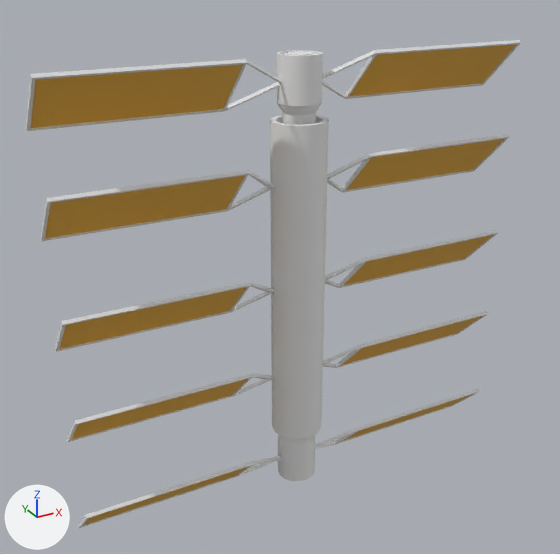
Before and after pictures for a commit that changed the Blender file src/assets/satellite/Satellite.blend.
Camera for both pictures: a 50 mm camera at (-17.3, -29.6, 15.4) aimed at (-0.7, 0.6, 0.3). The axes (+X, +Y, +Z) are drawn at lower left. The lights are the same throughout.

Before the edit, the objects in view are built like this:
```python
me_mesh = bpy.data.meshes.new('Mesh')
me_mesh.from_pydata(...)  # 1402 vertices, 630 faces; spans x -11.5..11.6, y -10.9..10.9, z -1.4..1.4
# faces by material slot: [602, 20, 8]
me_mesh.materials.append(mat_panels)  # its picture is missing
me_mesh.materials.append(mat_solarpanels)  # its picture is missing
me_mesh.materials.append(mat_decals)  # its picture is missing
ob_circle = bpy.data.objects.new('Circle', me_mesh)
ob_circle.location = (0.0, 0.0, 0.0)
ob_circle.rotation_euler = (1.555, 0.00526, -0.0115)  # degrees (89, 0.3, -0.7)
```
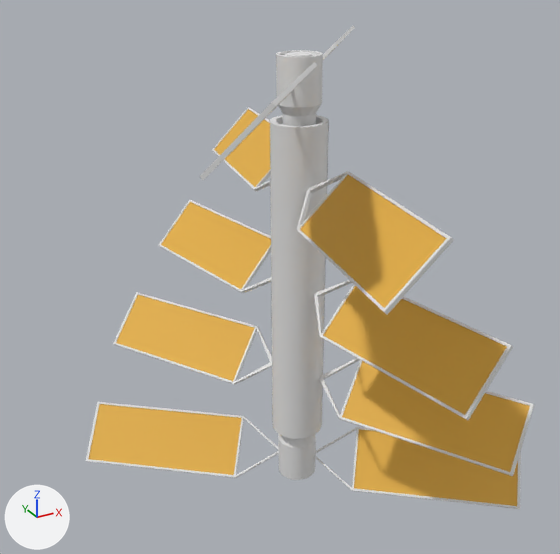
Commit message: Make the satellite more roundish

What changed in the scene script:
```text
Change me_mesh:
    used by ob_circle; location = (0.0, 0.0, 0.0); rotation_euler = (1.555, 0.00526, -0.0115), in degrees (89, 0.3, -0.7)
    remove me_mesh.from_pydata(...)  # 1402 vertices, 630 faces; spans x -11.5..11.6, y -10.9..10.9, z -1.4..1.4
    add me_mesh.from_pydata(...)  # 1402 vertices, 630 faces; spans x -9.7..9.8, y -11.0..11.0, z -11.6..11.6
    me_mesh part 1: the loose piece of 12 vertices spanning x 0.7..11.5, y 8.5..10.8, z -1.0..1.3 is turned 51 degrees about the y axis through its middle, then moved by (-2.2, 0.1, -4.8)
    me_mesh part 2: the loose piece of 12 vertices spanning x -11.5..-0.8, y 8.5..10.8, z -1.0..1.3 is turned 51 degrees about the y axis through its middle, then moved by (2.3, -0.1, 4.7)
    me_mesh part 3: the loose piece of 18 vertices spanning x -1.3..1.3, y -8.0..8.0, z -0.1..1.4 is multiplied about the mesh origin by the matrix ((-0.793, -0.019, 0.608), (0.0, 1.0, 0.031), (-0.609, 0.025, -0.793))
    me_mesh part 4: the loose piece of 12 vertices spanning x 0.8..11.5, y -10.9..-8.6, z -1.2..1.1 is turned 141.7 degrees about the y axis through its middle, then moved by (-10.9, 0.0, -3.9)
    me_mesh part 5: the loose piece of 12 vertices spanning x 0.8..11.5, y -10.8..-8.5, z -1.3..1.0 is turned 141.7 degrees about the y axis through its middle, then moved by (-11.0, 0.0, -3.7)
    me_mesh part 6: the loose piece of 12 vertices spanning x -11.5..-0.7, y -10.9..-8.6, z -1.2..1.1 is turned 141.7 degrees about the y axis through its middle, then moved by (11.0, 0.0, 3.7)
    me_mesh part 7: the loose piece of 12 vertices spanning x -11.5..-0.7, y -10.8..-8.5, z -1.3..1.0 is turned 141.7 degrees about the y axis through its middle, then moved by (10.9, 0.0, 3.9)
    me_mesh part 8: the loose piece of 6 vertices spanning x -11.5..-0.7, y -9.8..-8.5, z -0.1..1.1 is turned 141.7 degrees about the y axis through the mesh origin
    me_mesh part 9: the loose piece of 32 vertices spanning x -1.0..1.0, y -8.8..-8.3, z -1.1..0.9 is turned 142.5 degrees about the y axis through its middle, then moved by (0.1, 0.0, -0.1)
    me_mesh part 10: the loose piece of 48 vertices spanning x -0.8..0.8, y -8.3..8.3, z -0.8..0.8 is multiplied about its middle by the matrix ((-0.793, -0.019, 0.608), (0.0, 1.0, 0.031), (-0.609, 0.025, -0.793))
    me_mesh part 11: the loose piece of 32 vertices spanning x -1.0..1.0, y 10.8, z -0.9..1.1 is turned 142.5 degrees about the y axis through its middle, then moved by (-0.1, 0.0, 0.2)
    me_mesh part 12: the loose piece of 32 vertices spanning x -0.6..0.5, y 10.7..10.8, z -0.5..0.6 is turned 142.5 degrees about the y axis through its middle, then moved by (-0.1, 0.0, 0.2)
    me_mesh part 13: 850 of 1402 vertices moved; they spanned x -11.5..11.6, y -10.9..10.9, z -1.4..1.4 and now span x -9.7..9.8, y -11.0..11.0, z -11.6..11.6; mean shift (-0.1, -0.1, 0.0); largest move (11.5, -8.6, 1.1) -> (-8.3, -8.6, -8.1)
```

Changed parts and their boxes (x1, y1, x2, y2) in the pictures (560 x 554 px; the box of a moved part takes in the faces that stretch with it):
'Circle', reshaped (9% narrower)
    before: (26, 40, 521, 528)
    after: (86, 26, 534, 509)
part 1 of me_mesh, moved or reshaped (not visible afterwards)
    before: (322, 43, 520, 99)
part 2 of me_mesh, moved or reshaped (not visible afterwards)
    before: (27, 62, 281, 131)
part 3 of me_mesh, moved or reshaped
    before: (273, 117, 329, 439)
    after: (270, 115, 329, 421)
part 4 of me_mesh, moved or reshaped (not visible afterwards)
    before: (315, 395, 473, 449)
part 5 of me_mesh, moved or reshaped (not visible before)
    after: (86, 402, 279, 477)
part 6 of me_mesh, moved or reshaped (not visible afterwards)
    before: (79, 459, 279, 528)
part 7 of me_mesh, moved or reshaped (not visible before)
    after: (314, 427, 521, 509)
part 8 of me_mesh, moved or reshaped (not visible afterwards)
    before: (86, 456, 282, 518)
part 9 of me_mesh, moved or reshaped
    before: (278, 434, 315, 448)
    after: (278, 434, 316, 448)
part 10 of me_mesh, moved or reshaped
    before: (283, 113, 316, 125)
    after: (283, 113, 316, 126)
part 11 of me_mesh, moved or reshaped
    before: (277, 50, 323, 56)
    after: (276, 50, 322, 57)
part 12 of me_mesh, moved or reshaped
    before: (287, 53, 312, 56)
    after: (287, 54, 312, 57)
part 13 of me_mesh, moved or reshaped
    before: (26, 40, 521, 528)
    after: (88, 26, 534, 509)
